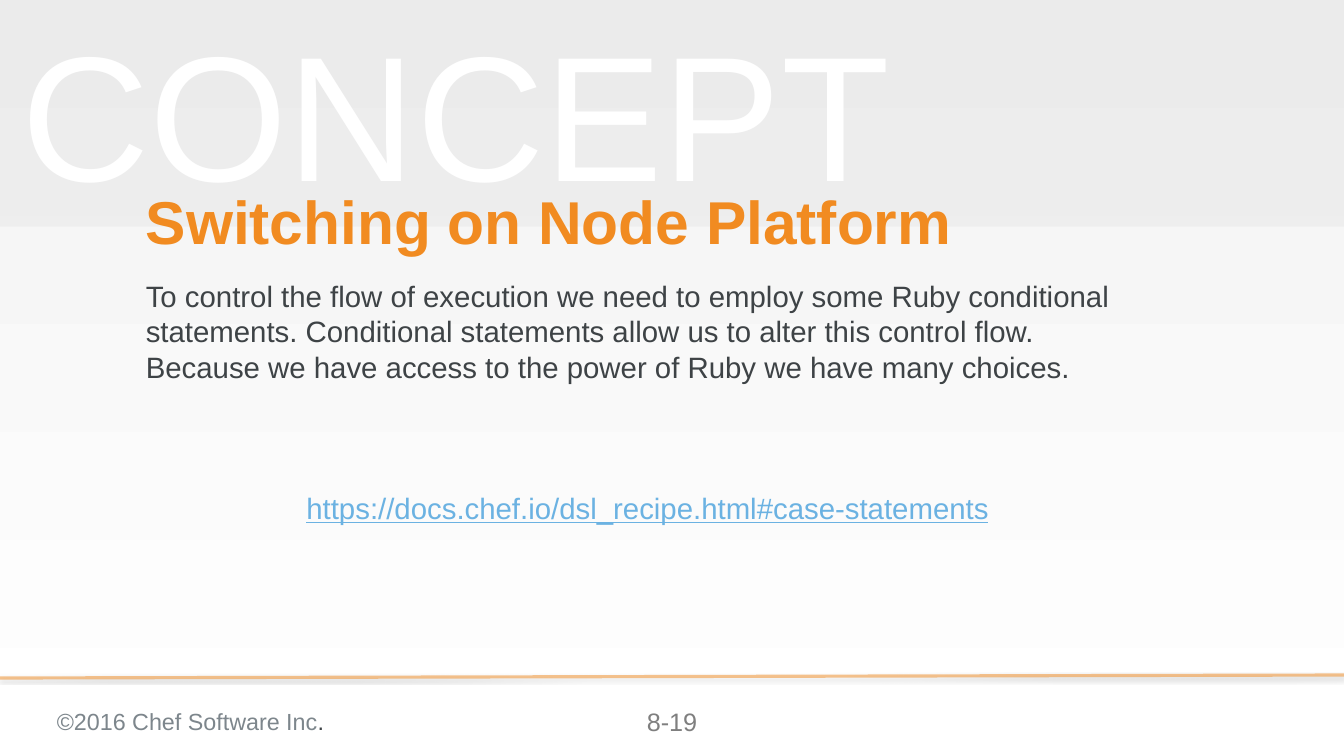
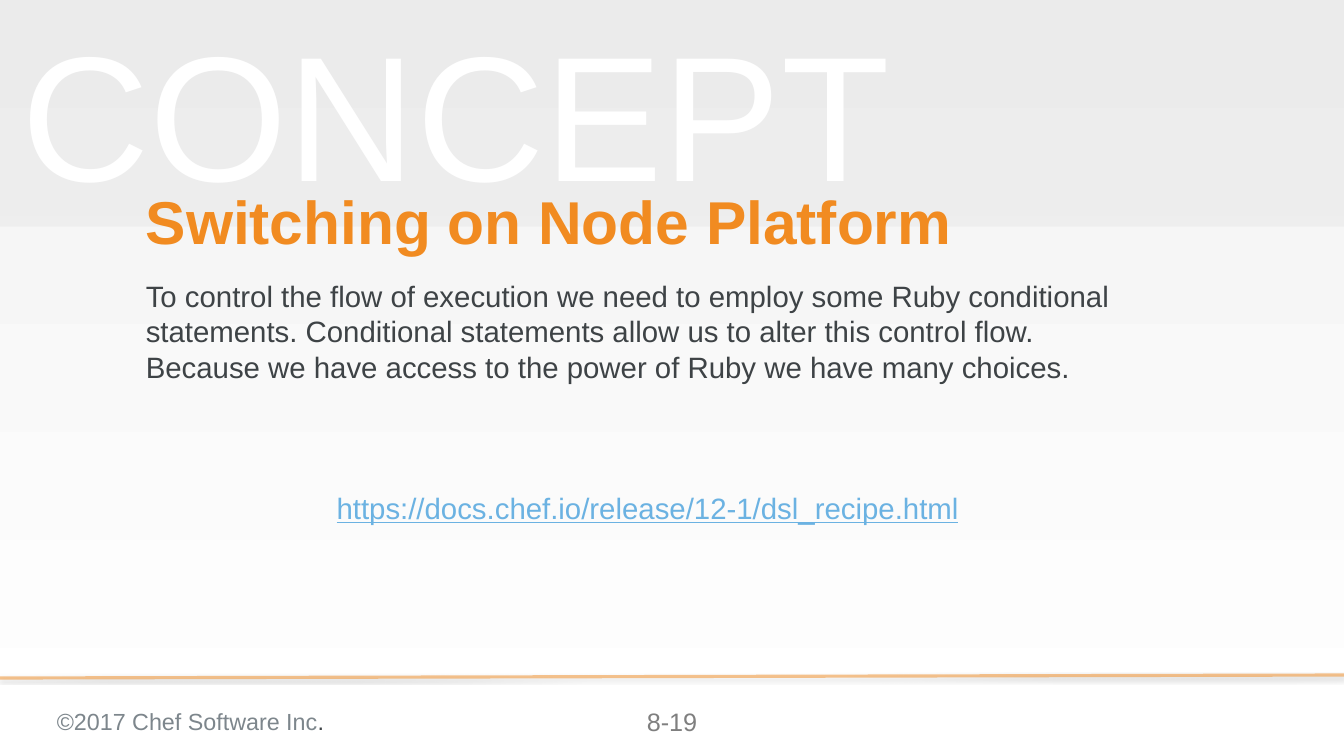
Before and after one commit to chef-training/test_driven_cookbook_development, a slide deck: slide 19 of 08-refactoring_for_multiple_platforms.pptx. Drawn at 1344x756 pixels with LibreOffice and Linux fonts; fonts in the diff are those of the drawing; background and template pictures are left out. Boxes give left, top, right and bottom in pixels: in the first picture for what was removed or moved away, otherwise in the second. Text is boxed around its words. In the diff, an @@ line names an element or a change of style, - is before the commit and + after.

```diff
--- a/08-refactoring_for_multiple_platforms.pptx
+++ b/08-refactoring_for_multiple_platforms.pptx
@@ subtitle at (337,497,959,525): text changed @@
-https://docs.chef.io/dsl_recipe.html#case-statements
+https://docs.chef.io/release/12-1/dsl_recipe.html
@@ text at (57,713,324,730): text changed @@
-©2016 Chef Software Inc.
+©2017 Chef Software Inc.
```
Also in this commit, not shown: 48 other slides changed, 15 other files.
